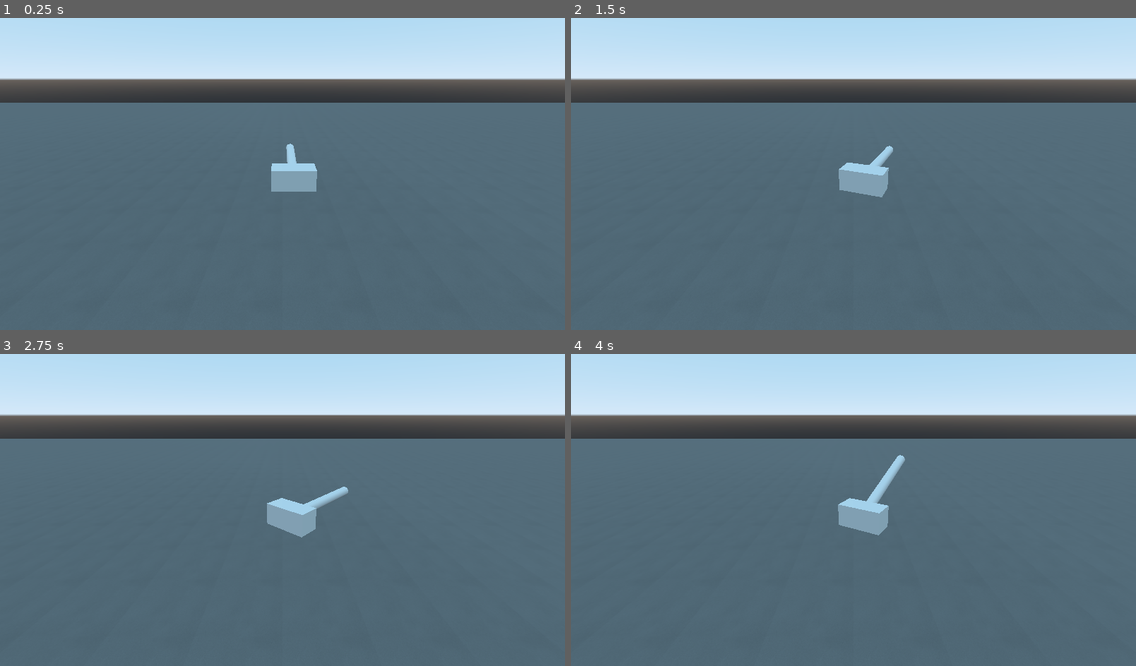
Above: before the commit, frames 1-4 (two rows, left to right).
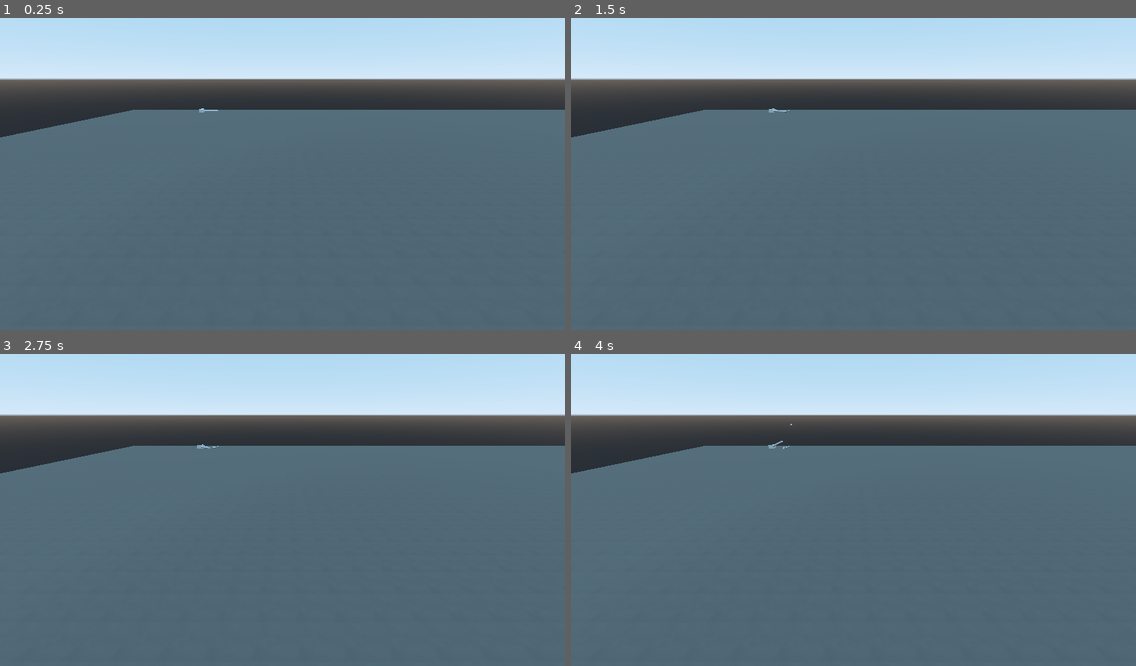
Above: after the commit, the same moments.

Repository: KSztusio/godota-gra
Game: Godot game, scene res://lvl.tscn
The game is run twice, just before and just after one commit, with the same random seed, the same clock (stepped at 60 frames per second) and the same inputs.
Inputs (mouse positions are in pixels of both pictures, inside the frame that each line leads up to):
- Up to frame 1 (0.25 s): no input
- Up to frame 2 (1.5 s): tap Enter at 0.5 s; move the mouse to (977, 149) at 0.52 s; hold D (right) 0.53-1.28 s; tap Space (shot) at 0.6, 1.35 s; move the mouse to (740, 180) at 1.27 s; hold W (down) from 1.28 s (still down)
- Up to frame 3 (2.75 s): tap Space (shot) at 2, 2.1 s; move the mouse to (339, 428) at 2.02 s; release W (down) at 2.03 s; hold D (right) from 2.03 s (still down)
- Up to frame 4 (4 s): move the mouse to (825, 566) at 2.77 s; release D (right) at 2.78 s; hold S (up) 2.78-3.53 s; tap Space (shot) at 2.85, 3.6 s; move the mouse to (1023, 550) at 3.52 s; hold A (left) from 3.53 s (still down)

The runs differ from the first frame. In frame 1, 4.2% of the frame differs, in the area x 0-100%, y 27-56%; in frame 2, 4.2%; in frame 3, 4.3%; in frame 4, 4.4%, in the area x 0-100%, y 22-59%.

Commit message:
działa

Diff:
--- /dev/null
+++ b/koniec.gd
@@ -0,0 +1,9 @@
+extends SpringArm
+var bullet = preload("res://pocisk.tscn")
+func _process(delta):
+	if Input.is_action_just_pressed("shot"):
+		var bullet_instance = bullet.instance()
+		bullet_instance.transform = global_transform
+		get_tree().get_root().add_child(bullet_instance)
+		print(global_transform)
+	print(rotation_degrees)
--- a/lvl.tscn
+++ b/lvl.tscn
@@ -1,8 +1,9 @@
-[gd_scene load_steps=10 format=2]
+[gd_scene load_steps=11 format=2]
 
 [ext_resource path="res://lewoprawo.gd" type="Script" id=1]
 [ext_resource path="res://materials/concrete/concrete_ld.tres" type="Material" id=2]
 [ext_resource path="res://oslufa.gd" type="Script" id=3]
+[ext_resource path="res://koniec.gd" type="Script" id=4]
 
 [sub_resource type="BoxShape" id=1]
 margin = 0.471
@@ -88,6 +89,8 @@
 
 [node name="koniec" type="SpringArm" parent="SpringArm/KinematicBody/oś/KinematicBody"]
 transform = Transform( 1, 0, 0, 0, 1, 0, 0, 0, 1, 0, 10, 0 )
+script = ExtResource( 4 )
 
 [node name="Camera" type="Camera" parent="."]
-transform = Transform( -4.37114e-08, 0.34202, -0.939693, 0, 0.939693, 0.34202, 1, 1.49502e-08, -4.10753e-08, -170, 10, 0 )
+transform = Transform( 1, 0, 0, 0, 0.939693, 0.34202, 0, -0.34202, 0.939693, -100, 20, 150 )
+far = 160.1
--- a/oslufa.gd
+++ b/oslufa.gd
@@ -1,7 +1,10 @@
 extends SpringArm
 export var max_rotation_speed = 0.5
+var bullet = preload("res://pocisk.tscn")
+export var bullet_speed = 100
 func _process(delta):
 	var rotz = 0
+	var end_pos = $"KinematicBody/koniec"
 	rotz = Input.get_action_strength("up") - Input.get_action_strength("down")
 	if Input.get_action_strength("up") and rotation_degrees.z < -20:
 		rotate_z(rotz  * delta * max_rotation_speed)
--- /dev/null
+++ b/pocisk.gd
@@ -0,0 +1,19 @@
+extends RigidBody
+export var speed = 100
+export var done = 0
+func _physics_process(delta):
+	var vy = 0
+	var vpoziom = 0
+	var vx = 0
+	var vz = 0
+	if done == 0:
+		vy = sin(PI/2 + rotation.z) * speed
+		vpoziom = cos(rotation.z) * speed
+		vx = cos(rotation.y) * vpoziom
+		vz = -sin(rotation.y) * vpoziom
+		apply_impulse(Vector3.ZERO, Vector3(vx, vy, vz))
+		done = 1
+
+# Called every frame. 'delta' is the elapsed time since the previous frame.
+#func _process(delta):
+#	pass
--- a/pocisk.tscn
+++ b/pocisk.tscn
@@ -1,4 +1,6 @@
 [gd_scene load_steps=4 format=2]
+
+[ext_resource path="res://pocisk.gd" type="Script" id=1]
 
 [sub_resource type="SphereMesh" id=1]
 radius = 0.5
@@ -7,10 +9,9 @@
 [sub_resource type="SphereShape" id=2]
 radius = 0.5
 
-[sub_resource type="SphereShape" id=3]
-radius = 4.0
-
 [node name="pocisk" type="RigidBody"]
+gravity_scale = 5.0
+script = ExtResource( 1 )
 
 [node name="MeshInstance" type="MeshInstance" parent="."]
 mesh = SubResource( 1 )
@@ -18,6 +19,3 @@
 
 [node name="CollisionShape" type="CollisionShape" parent="."]
 shape = SubResource( 2 )
-
-[node name="radius" type="CollisionShape" parent="."]
-shape = SubResource( 3 )
